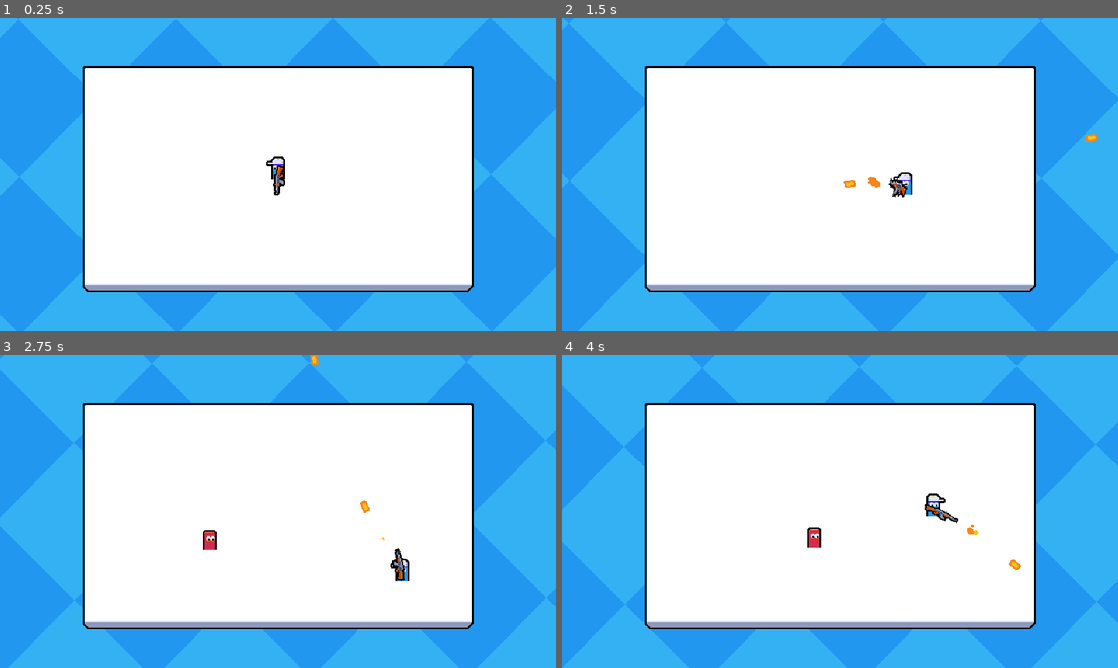
Above: before the commit, frames 1-4 (two rows, left to right).
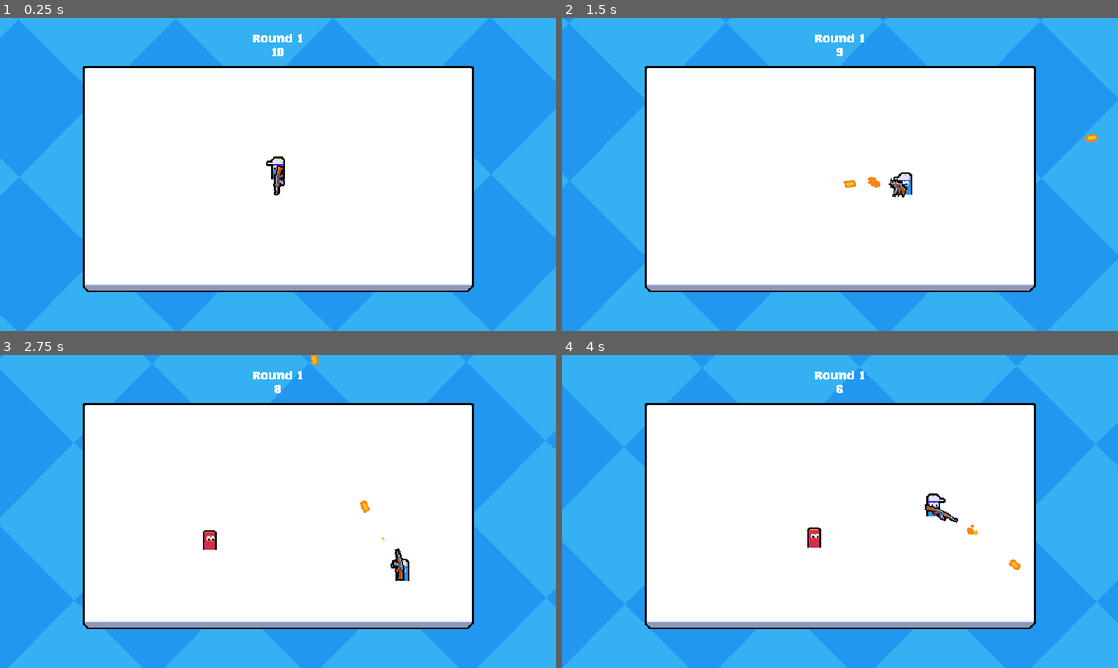
Above: after the commit, the same moments.

Repository: VictorPrazeres/2DMultiplayer
Game: Godot game, scene res://main.tscn
Same seed, same stepped clock (60 frames per second), same inputs: the game is played once before the commit and once after it. This scene is started directly instead of the project's main scene.
Inputs (mouse positions are in pixels of both pictures, inside the frame that each line leads up to):
- Up to frame 1 (0.25 s): no input
- Up to frame 2 (1.5 s): move the mouse to (962, 158) at 0.52 s; press the mouse at (962, 158) at 0.53 s; hold D (move_right) 0.53-1.28 s; move the mouse to (728, 190) at 1.27 s; release the mouse at (728, 190) at 1.28 s; hold S (move_down) from 1.28 s (still down); click (728, 190) at 1.35 s
- Up to frame 3 (2.75 s): move the mouse to (333, 442) at 2.02 s; release S (move_down) at 2.03 s; press the mouse at (333, 442) at 2.03 s; hold D (move_right) from 2.03 s (still down)
- Up to frame 4 (4 s): move the mouse to (812, 574) at 2.77 s; release D (move_right) at 2.78 s; release the mouse at (812, 574) at 2.78 s; hold W (move_up) 2.78-3.53 s; click (812, 574) at 2.85 s; move the mouse to (1006, 558) at 3.52 s; press the mouse at (1006, 558) at 3.53 s; hold A (move_left) from 3.53 s (still down)

The runs differ from the first frame. In frame 1, 0.2% of the frame differs, in the area x 45-55%, y 5-13%; in frame 2, 0.2%; in frame 3, 0.2%; in frame 4, 0.2%.

Commit message:
feat(ui): add visual timer and round counter
Display the active round number and remaining wave duration on the HUD
to provide players with clear match progression and pacing feedback.

Diff:
--- a/main.tscn
+++ b/main.tscn
@@ -1,8 +1,9 @@
-[gd_scene load_steps=6 format=3 uid="uid://bwtumf0ncui6b"]
+[gd_scene load_steps=7 format=3 uid="uid://bwtumf0ncui6b"]
 
 [ext_resource type="Script" uid="uid://c5axiyf5qkt3a" path="res://main.gd" id="1_ig7tw"]
 [ext_resource type="Texture2D" uid="uid://ecb0nv0fgcv7" path="res://assets/arena.png" id="2_0xm2m"]
 [ext_resource type="PackedScene" uid="uid://bs4y8iv7np8ub" path="res://manager/enemy_manager.tscn" id="2_h2yge"]
+[ext_resource type="PackedScene" uid="uid://d136jsptxend8" path="res://ui/game_ui/game_ui.tscn" id="3_1bvp3"]
 
 [sub_resource type="RectangleShape2D" id="RectangleShape2D_0xm2m"]
 size = Vector2(32, 300)
@@ -20,6 +21,9 @@
 [node name="MultiplayerSpawner" type="MultiplayerSpawner" parent="."]
 _spawnable_scenes = PackedStringArray("uid://dp5836u66xfiw", "uid://dm0754lgs1m7u")
 spawn_path = NodePath("../YSortRoot")
+
+[node name="GameUI" parent="." node_paths=PackedStringArray("enemy_manager") instance=ExtResource("3_1bvp3")]
+enemy_manager = NodePath("../EnemyManager")
 
 [node name="PlayerSpawnPosition" type="Marker2D" parent="."]
 position = Vector2(320, 185)
@@ -40,6 +44,7 @@
 metadata/_edit_lock_ = true
 
 [node name="StaticBodies" type="Node2D" parent="."]
+visible = false
 
 [node name="StaticBody2D" type="StaticBody2D" parent="StaticBodies"]
 position = Vector2(79, 182)
--- a/manager/enemy_manager.gd
+++ b/manager/enemy_manager.gd
@@ -1,4 +1,6 @@
-extends Node
+class_name EnemyManager extends Node
+
+signal round_began(round_number: int)
 
 const ROUND_BASE_TIME: int = 10
 const ROUND_GROWTH: int = 5
@@ -23,6 +25,10 @@
 	begin_round()
 
 
+func get_round_time_remaining() -> float:
+	return round_timer.time_left
+
+
 func begin_round():
 	round_count += 1
 	round_timer.wait_time = ROUND_BASE_TIME + ((round_count - 1) * ROUND_GROWTH)
@@ -31,7 +37,7 @@
 	spawn_interval_timer.wait_time = BASE_ENEMY_SPAWN_TIME + ((round_count - 1) * ENEMY_SPAWN_TIME_GROWTH)
 	spawn_interval_timer.start()
 
-	print("beginning round %s " % round_count)
+	round_began.emit(round_count)
 
 
 func check_round_completed():
--- a/project.godot
+++ b/project.godot
@@ -27,6 +27,10 @@
 window/size/window_width_override=1280
 window/size/window_height_override=720
 window/stretch/mode="viewport"
+
+[gui]
+
+theme/custom="uid://c2l5xcwahbyc4"
 
 [input]
 
--- /dev/null
+++ b/resources/theme.tres
@@ -0,0 +1,7 @@
+[gd_resource type="Theme" load_steps=2 format=3 uid="uid://c2l5xcwahbyc4"]
+
+[ext_resource type="FontFile" uid="uid://cnxdw1tvbqy2x" path="res://resources/font/KarenFat.ttf" id="1_d4nwg"]
+
+[resource]
+default_font = ExtResource("1_d4nwg")
+default_font_size = 16
--- /dev/null
+++ b/ui/game_ui/game_ui.gd
@@ -0,0 +1,18 @@
+extends CanvasLayer
+
+@export var enemy_manager: EnemyManager
+
+@onready var timer_label: Label = %TimerLabel
+@onready var round_label: Label = %RoundLabel
+
+
+func _ready() -> void:
+	enemy_manager.round_began.connect(_on_round_began)
+
+
+func _process(_delta: float) -> void:
+	timer_label.text = str(ceili(enemy_manager.get_round_time_remaining()))
+
+
+func _on_round_began(round_count: int):
+	round_label.text = "Round %s" % round_count
--- /dev/null
+++ b/ui/game_ui/game_ui.tscn
@@ -0,0 +1,34 @@
+[gd_scene load_steps=2 format=3 uid="uid://d136jsptxend8"]
+
+[ext_resource type="Script" uid="uid://ja6lhsa0xqq3" path="res://ui/game_ui/game_ui.gd" id="1_5rq5h"]
+
+[node name="GameUI" type="CanvasLayer"]
+script = ExtResource("1_5rq5h")
+
+[node name="MarginContainer" type="MarginContainer" parent="."]
+anchors_preset = 15
+anchor_right = 1.0
+anchor_bottom = 1.0
+grow_horizontal = 2
+grow_vertical = 2
+theme_override_constants/margin_top = 16
+
+[node name="VContainer" type="VBoxContainer" parent="MarginContainer"]
+layout_mode = 2
+size_flags_horizontal = 4
+size_flags_vertical = 0
+theme_override_constants/separation = 0
+
+[node name="RoundLabel" type="Label" parent="MarginContainer/VContainer"]
+unique_name_in_owner = true
+layout_mode = 2
+size_flags_horizontal = 4
+size_flags_vertical = 0
+text = "Round 1"
+
+[node name="TimerLabel" type="Label" parent="MarginContainer/VContainer"]
+unique_name_in_owner = true
+layout_mode = 2
+size_flags_horizontal = 4
+size_flags_vertical = 0
+text = "30"
Binary file added: resources/font/KarenFat.ttf
Not shown, added: resources/font/KarenFat.ttf.import
Not shown, added: ui/game_ui/game_ui.gd.uid
